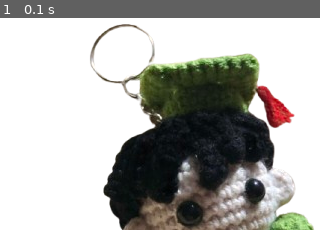
Above: before the commit, frame 1.
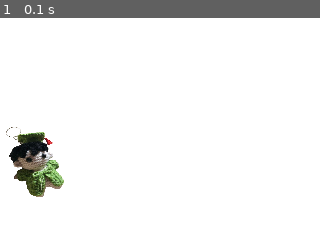
Above: after the commit, the same moment.

Repository: edmekit/pygames
Game: pygame game, started from first.py
The game is run twice, just before and just after one commit, with the same random seed, the same clock (stepped at 60 frames per second) and the same inputs.
Inputs:
- Up to frame 1 (0.1 s): no input

The runs differ from the first frame. In frame 1, 42% of the frame differs, in the area x 1-99%, y 2-100%.

Commit message:
update pic

Diff:
--- a/first.py
+++ b/first.py
@@ -11,12 +11,13 @@
 clock = pygame.time.Clock()
 
 img = pygame.image.load("ed.png")
+resize = pygame.transform.scale(img, (100, 100))
 def draw(x, y):
     screen.fill(white)
-    screen.blit(img, (x, y))
+    screen.blit(resize, (x, y))
 
-x = (width * .45)
-y = (height * .5)
+x = (width * .43)
+y = (height * .8)
 
 draw(x, y)
 
